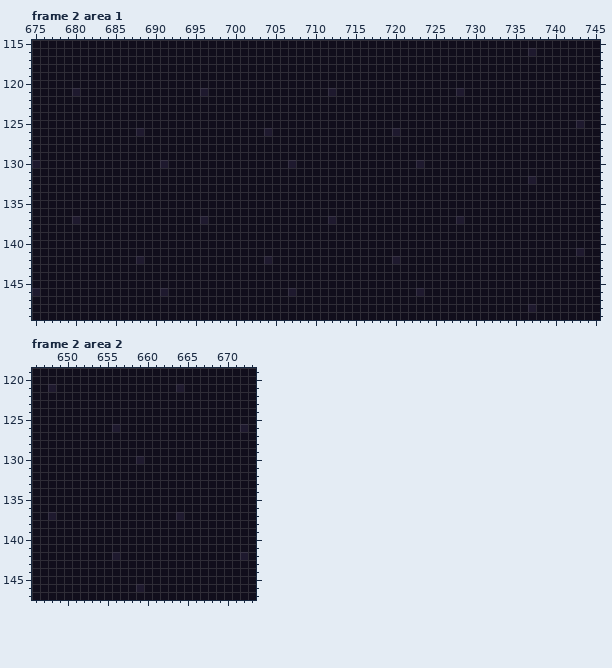
Pixel-art file, stored at assets/images/scratch/scratch.aseprite. Above: the version before the commit.
896x160 pixels, 2 frames. Colours within 5 levels of each other are drawn and written as one. Shown: frame 2 area 1: x 675..745, y 115..149; frame 2 area 2: x 646..673, y 119..147.
The same view after the edit:
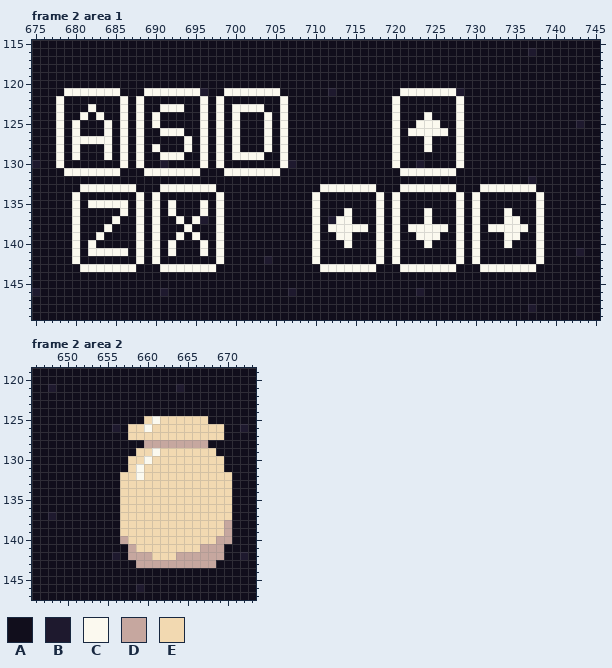
Palette (. is transparent): A #110e1c  B #1e192e  C #fbf9ef  D #c6a79f  E #f2d9b1
Changes in this commit:
--- frame 2 area 1, layer "characters"
@@ x 675..745 @@
 120 AAAAAAAAAAAAAAAAAAAAAAAAAAAAAAAAAAAAAAAAAAAAAAAAAAAAAAAAAAAAAAAAAAAAAAA
-121 AAAAABAAAAAAAAAAAAAAABAAAAAAAAAAAAAAABAAAAAAAAAAAAAAABAAAAAAAAAAAAAAAAA
-122 AAAAAAAAAAAAAAAAAAAAAAAAAAAAAAAAAAAAAAAAAAAAAAAAAAAAAAAAAAAAAAAAAAAAAAA
-123 AAAAAAAAAAAAAAAAAAAAAAAAAAAAAAAAAAAAAAAAAAAAAAAAAAAAAAAAAAAAAAAAAAAAAAA
-124 AAAAAAAAAAAAAAAAAAAAAAAAAAAAAAAAAAAAAAAAAAAAAAAAAAAAAAAAAAAAAAAAAAAAAAA
-125 AAAAAAAAAAAAAAAAAAAAAAAAAAAAAAAAAAAAAAAAAAAAAAAAAAAAAAAAAAAAAAAAAAAABAA
-126 AAAAAAAAAAAAABAAAAAAAAAAAAAAABAAAAAAAAAAAAAAABAAAAAAAAAAAAAAAAAAAAAAAAA
-127 AAAAAAAAAAAAAAAAAAAAAAAAAAAAAAAAAAAAAAAAAAAAAAAAAAAAAAAAAAAAAAAAAAAAAAA
-128 AAAAAAAAAAAAAAAAAAAAAAAAAAAAAAAAAAAAAAAAAAAAAAAAAAAAAAAAAAAAAAAAAAAAAAA
-129 AAAAAAAAAAAAAAAAAAAAAAAAAAAAAAAAAAAAAAAAAAAAAAAAAAAAAAAAAAAAAAAAAAAAAAA
-130 BAAAAAAAAAAAAAAABAAAAAAAAAAAAAAABAAAAAAAAAAAAAAABAAAAAAAAAAAAAAAAAAAAAA
-131 AAAAAAAAAAAAAAAAAAAAAAAAAAAAAAAAAAAAAAAAAAAAAAAAAAAAAAAAAAAAAAAAAAAAAAA
+121 AAAACCCCCCCAAACCCCCCCBAACCCCCCCAAAAAABAAAAAAAACCCCCCCBAAAAAAAAAAAAAAAAA
+122 AAACAAAAAAACACAAAAAAACACAAAAAAACAAAAAAAAAAAAACAAAAAAACAAAAAAAAAAAAAAAAA
+123 AAACAAACAAACACAACCCAACACACCCCAACAAAAAAAAAAAAACAAAAAAACAAAAAAAAAAAAAAAAA
+124 AAACAACACAACACACAAAAACACACAAACACAAAAAAAAAAAAACAAACAAACAAAAAAAAAAAAAAAAA
+125 AAACACAAACACACACAAAAACACACAAACACAAAAAAAAAAAAACAACCCAACAAAAAAAAAAAAAABAA
+126 AAACACAAACACACAACCCAACACACAAACACAAAAAAAAAAAAACACCCCCACAAAAAAAAAAAAAAAAA
+127 AAACACCCCCACACAAAAACACACACAAACACAAAAAAAAAAAAACAAACAAACAAAAAAAAAAAAAAAAA
+128 AAACACAAACACACACAAACACACACAAACACAAAAAAAAAAAAACAAACAAACAAAAAAAAAAAAAAAAA
+129 AAACACAAACACACAACCCAACACACCCCAACAAAAAAAAAAAAACAAAAAAACAAAAAAAAAAAAAAAAA
+130 BAACAAAAAAACACAABAAAACACAAAAAAACBAAAAAAAAAAAACAABAAAACAAAAAAAAAAAAAAAAA
+131 AAAACCCCCCCAAACCCCCCCAAACCCCCCCAAAAAAAAAAAAAAACCCCCCCAAAAAAAAAAAAAAAAAA
 132 AAAAAAAAAAAAAAAAAAAAAAAAAAAAAAAAAAAAAAAAAAAAAAAAAAAAAAAAAAAAAABAAAAAAAA
-133 AAAAAAAAAAAAAAAAAAAAAAAAAAAAAAAAAAAAAAAAAAAAAAAAAAAAAAAAAAAAAAAAAAAAAAA
-134 AAAAAAAAAAAAAAAAAAAAAAAAAAAAAAAAAAAAAAAAAAAAAAAAAAAAAAAAAAAAAAAAAAAAAAA
-135 AAAAAAAAAAAAAAAAAAAAAAAAAAAAAAAAAAAAAAAAAAAAAAAAAAAAAAAAAAAAAAAAAAAAAAA
-136 AAAAAAAAAAAAAAAAAAAAAAAAAAAAAAAAAAAAAAAAAAAAAAAAAAAAAAAAAAAAAAAAAAAAAAA
-137 AAAAABAAAAAAAAAAAAAAABAAAAAAAAAAAAAAABAAAAAAAAAAAAAAABAAAAAAAAAAAAAAAAA
-138 AAAAAAAAAAAAAAAAAAAAAAAAAAAAAAAAAAAAAAAAAAAAAAAAAAAAAAAAAAAAAAAAAAAAAAA
-139 AAAAAAAAAAAAAAAAAAAAAAAAAAAAAAAAAAAAAAAAAAAAAAAAAAAAAAAAAAAAAAAAAAAAAAA
-140 AAAAAAAAAAAAAAAAAAAAAAAAAAAAAAAAAAAAAAAAAAAAAAAAAAAAAAAAAAAAAAAAAAAAAAA
-141 AAAAAAAAAAAAAAAAAAAAAAAAAAAAAAAAAAAAAAAAAAAAAAAAAAAAAAAAAAAAAAAAAAAABAA
-142 AAAAAAAAAAAAABAAAAAAAAAAAAAAABAAAAAAAAAAAAAAABAAAAAAAAAAAAAAAAAAAAAAAAA
-143 AAAAAAAAAAAAAAAAAAAAAAAAAAAAAAAAAAAAAAAAAAAAAAAAAAAAAAAAAAAAAAAAAAAAAAA
+133 AAAAAACCCCCCCAAACCCCCCCAAAAAAAAAAAAACCCCCCCAAACCCCCCCAAACCCCCCCAAAAAAAA
+134 AAAAACAAAAAAACACAAAAAAACAAAAAAAAAAACAAAAAAACACAAAAAAACACAAAAAAACAAAAAAA
+135 AAAAACACCCCCACACACAAACACAAAAAAAAAAACAAAAAAACACAAAAAAACACAAAAAAACAAAAAAA
+136 AAAAACAAAAACACACACAAACACAAAAAAAAAAACAAACAAACACAAACAAACACAAACAAACAAAAAAA
+137 AAAAACAAAACAACACAACACBACAAAAAAAAAAACABCCAAACACAAACAAACACAAACCAACAAAAAAA
+138 AAAAACAAACAAACACAAACAAACAAAAAAAAAAACACCCCCACACACCCCCACACACCCCCACAAAAAAA
+139 AAAAACAACAAAACACAACACAACAAAAAAAAAAACAACCAAACACAACCCAACACAAACCAACAAAAAAA
+140 AAAAACACAAAAACACACAAACACAAAAAAAAAAACAAACAAACACAAACAAACACAAACAAACAAAAAAA
+141 AAAAACACCCCCACACACAAACACAAAAAAAAAAACAAAAAAACACAAAAAAACACAAAAAAACAAAABAA
+142 AAAAACAAAAAAACACAAAAAAACAAAAABAAAAACAAAAAAACACAAAAAAACACAAAAAAACAAAAAAA
+143 AAAAAACCCCCCCAAACCCCCCCAAAAAAAAAAAAACCCCCCCAAACCCCCCCAAACCCCCCCAAAAAAAA
 144 AAAAAAAAAAAAAAAAAAAAAAAAAAAAAAAAAAAAAAAAAAAAAAAAAAAAAAAAAAAAAAAAAAAAAAA
--- frame 2 area 2, layer "characters"
@@ x 655..672 @@
 124 AAAAAAAAAAAAAAAAAA
-125 AAAAAAAAAAAAAAAAAA
-126 ABAAAAAAAAAAAAAAAB
-127 AAAAAAAAAAAAAAAAAA
-128 AAAAAAAAAAAAAAAAAA
-129 AAAAAAAAAAAAAAAAAA
-130 AAAABAAAAAAAAAAAAA
-131 AAAAAAAAAAAAAAAAAA
-132 AAAAAAAAAAAAAAAAAA
-133 AAAAAAAAAAAAAAAAAA
-134 AAAAAAAAAAAAAAAAAA
-135 AAAAAAAAAAAAAAAAAA
-136 AAAAAAAAAAAAAAAAAA
-137 AAAAAAAAABAAAAAAAA
-138 AAAAAAAAAAAAAAAAAA
-139 AAAAAAAAAAAAAAAAAA
-140 AAAAAAAAAAAAAAAAAA
-141 AAAAAAAAAAAAAAAAAA
-142 ABAAAAAAAAAAAAAAAB
-143 AAAAAAAAAAAAAAAAAA
+125 AAAAAECEEEEEEAAAAA
+126 ABAEECEEEEEEEEEAAB
+127 AAAEEEEEEEEEEEEAAA
+128 AAAAADDDDDDDDAAAAA
+129 AAAAEECEEEEEEEAAAA
+130 AAAEECEEEEEEEEEAAA
+131 AAAECEEEEEEEEEEAAA
+132 AAEECEEEEEEEEEEEAA
+133 AAEEEEEEEEEEEEEEAA
+134 AAEEEEEEEEEEEEEEAA
+135 AAEEEEEEEEEEEEEEAA
+136 AAEEEEEEEEEEEEEEAA
+137 AAEEEEEEEEEEEEEEAA
+138 AAEEEEEEEEEEEEEDAA
+139 AAEEEEEEEEEEEEEDAA
+140 AADEEEEEEEEEEEDDAA
+141 AAADEEEEEEEEDDDAAA
+142 ABADDDEEEDDDDDDAAB
+143 AAAADDDDDDDDDDAAAA
 144 AAAAAAAAAAAAAAAAAA
Boxes around the changes in both pictures, in picture pixels (x1, y1, x2, y2):
changed: (56, 88, 544, 272)
changed: (120, 416, 232, 568)
